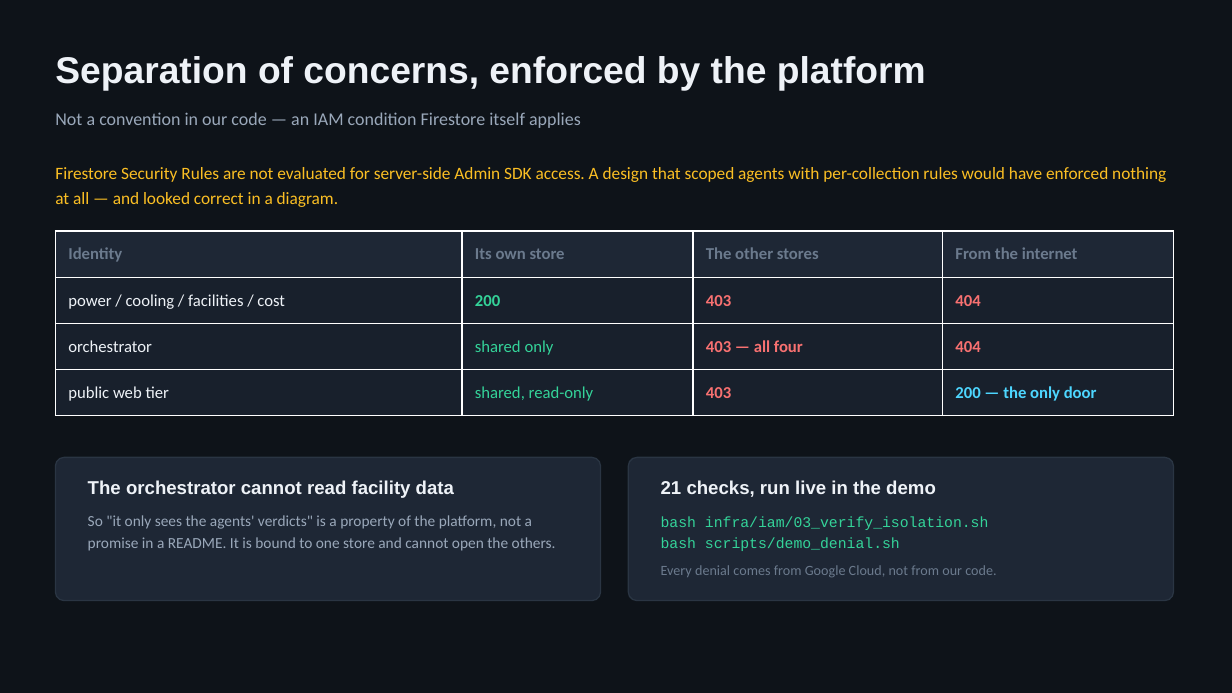
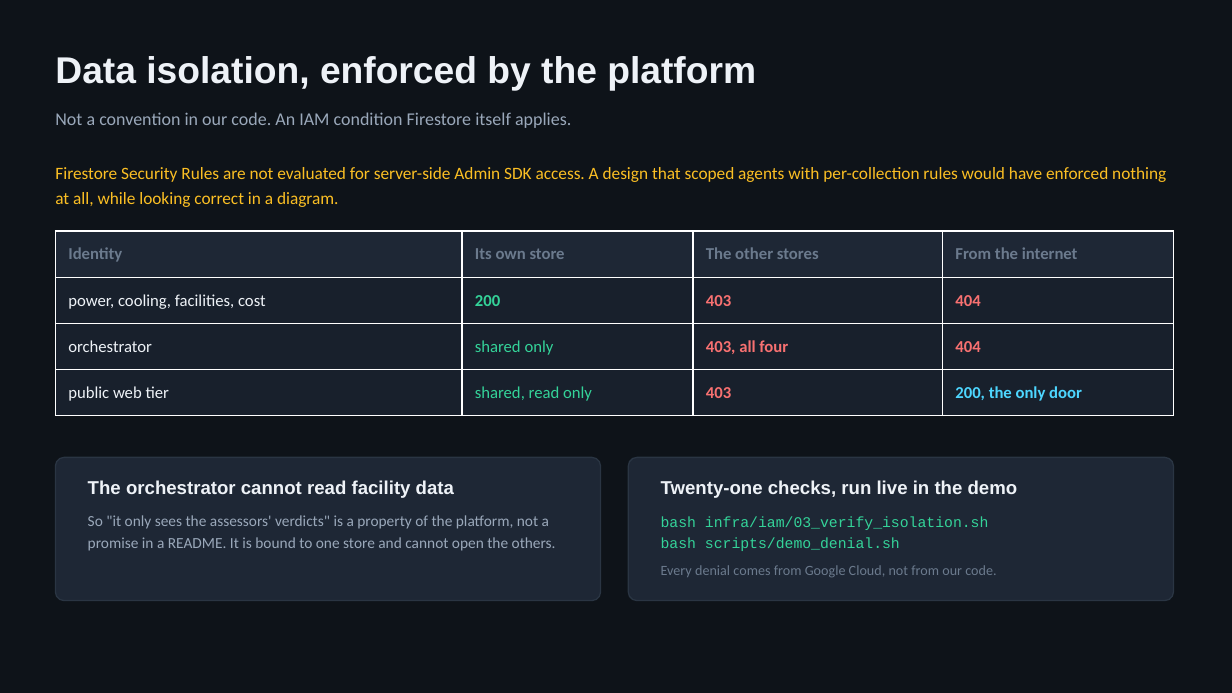
Before and after one commit to PRACHIT27/GridMindAI, a slide deck: slide 8 of docs/GridMind_Submission_Deck.pptx (slide 7 before the commit). Drawn at 1232x693 pixels with LibreOffice and Linux fonts; fonts in the diff are those of the drawing. Boxes give left, top, right and bottom in pixels: in the first picture for what was removed or moved away, otherwise in the second. Text is boxed around its words. In the diff, an @@ line names an element or a change of style, - is before the commit and + after.

```diff
--- a/docs/GridMind_Submission_Deck.pptx
+++ b/docs/GridMind_Submission_Deck.pptx
@@ text at [55,56,756,91]: text changed @@
-Separation of concerns, enforced by the platform
+Data isolation, enforced by the platform
@@ text at [55,112,571,128]: text changed @@
-Not a convention in our code — an IAM condition Firestore itself applies
+Not a convention in our code. An IAM condition Firestore itself applies.
@@ text at [55,167,1166,207]: text changed @@
-Firestore Security Rules are not evaluated for server-side Admin SDK access. A design that scoped agents with per-collection rules would have enforced nothing at all — and looked correct in a diagram.
+Firestore Security Rules are not evaluated for server-side Admin SDK access. A design that scoped agents with per-collection rules would have enforced nothing at all, while looking correct in a diagram.
@@ table at [55,231,1174,416] @@
-row 2, column 1: power / cooling / facilities / cost
+row 2, column 1: power, cooling, facilities, cost
-row 3, column 3: 403 — all four
+row 3, column 3: 403, all four
-row 4, column 2: shared, read-only
+row 4, column 2: shared, read only
-row 4, column 4: 200 — the only door
+row 4, column 4: 200, the only door
@@ text at [661,480,1018,498]: text changed @@
-21 checks, run live in the demo
+Twenty-one checks, run live in the demo
@@ text at [88,515,556,551]: text changed @@
-So "it only sees the agents' verdicts" is a property of the platform, not a promise in a README. It is bound to one store and cannot open the others.
+So "it only sees the assessors' verdicts" is a property of the platform, not a promise in a README. It is bound to one store and cannot open the others.
```
Also in this commit, not shown: 10 other slides changed, 3 slides added, 1 slide removed.
